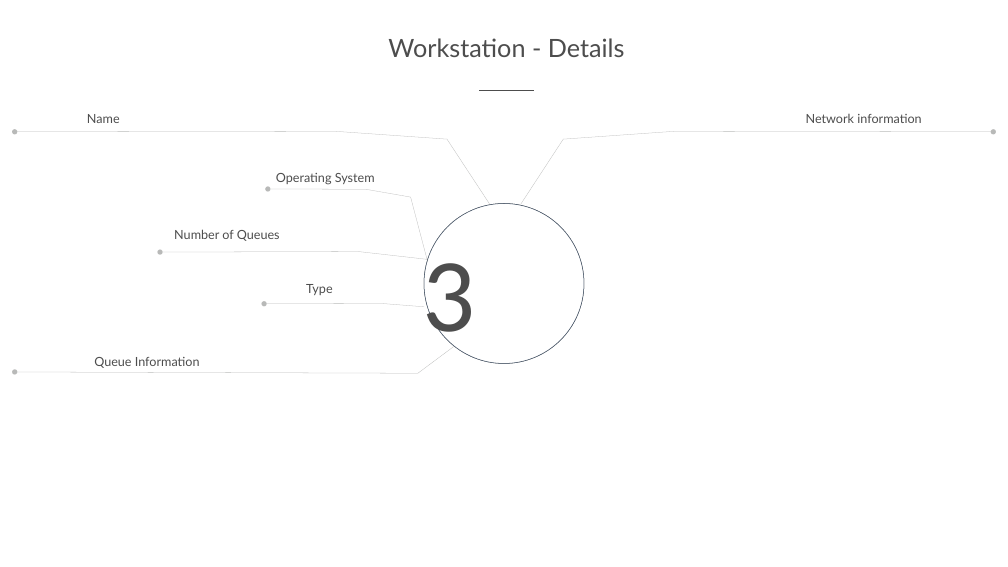
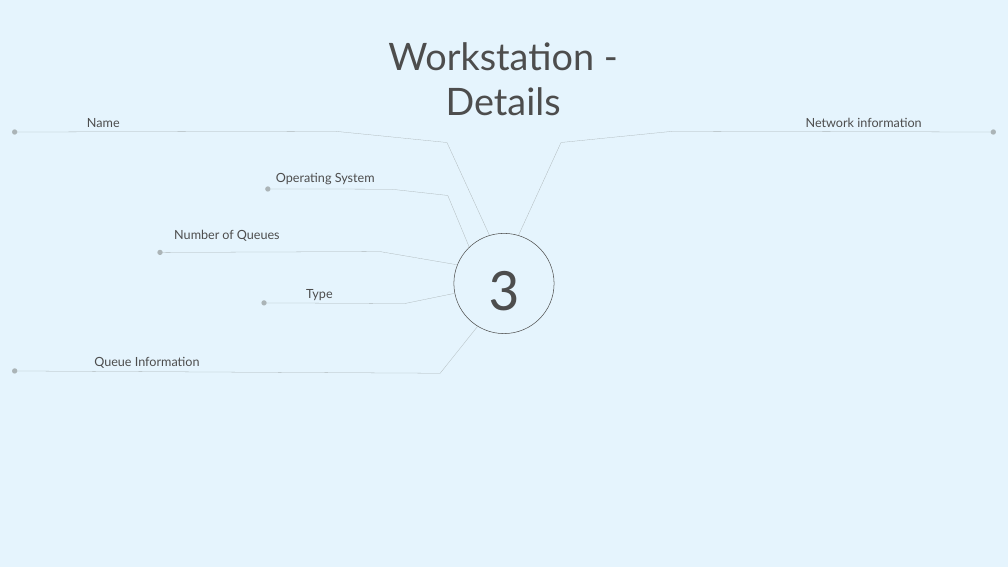
Before and after one commit to printix/Power-BI, a slide deck: slide 15 of PowerPoint/PrintixPowerBIDesign.pptx. Drawn at 1008x567 pixels with LibreOffice and Linux fonts; fonts in the diff are those of the drawing; background and template pictures are left out. Boxes give left, top, right and bottom in pixels: in the first picture for what was removed or moved away, otherwise in the second. Text is boxed around its words. In the diff, an @@ line names an element or a change of style, - is before the commit and + after.

```diff
--- a/PowerPoint/PrintixPowerBIDesign.pptx
+++ b/PowerPoint/PrintixPowerBIDesign.pptx
@@ background #FFFFFF to #E5F4FD @@
@@ text "Workstation - Details" at [388,42,594,116]: size 48 to 72 pt @@
@@ line removed from (534, 90) to (479, 90) @@
@@ freeform shape: place and size @@
-freeform shape at [15,131,490,204]
+freeform shape at [15,131,490,236]
@@ freeform shape: place and size @@
-freeform shape at [521,131,993,204]
+freeform shape at [518,131,993,236]
@@ freeform shape: place and size @@
-freeform shape at [268,189,428,262]
+freeform shape at [268,189,469,248]
@@ freeform shape removed at [424,203,584,363] @@
@@ freeform shape: place and size @@
-freeform shape at [424,203,584,363]
+freeform shape at [454,233,554,333]
@@ freeform shape at [454,233,554,333]: fill #FFFFFF to #E5F4FD @@
@@ freeform shape: place and size @@
-freeform shape at [160,252,428,260]
+freeform shape at [160,252,457,265]
@@ text "3": place and size @@
-text "3" at [423,244,476,355]
+text "3" at [489,271,520,311]
@@ text "3" at [489,271,520,311]: size 199 to 115 pt; alignment left to centre @@
@@ 3 texts: place and size @@
-3 texts at [87,114,921,295]
+3 texts at [87,118,921,300]
@@ freeform shape: place and size @@
-freeform shape at [264,304,424,307]
+freeform shape at [264,293,454,304]
@@ freeform shape: place and size @@
-freeform shape at [15,346,454,373]
+freeform shape at [15,326,478,374]
```
Also in this commit, not shown: 14 other slides changed, 2 slides added, 2 slides removed, 17 other files.
